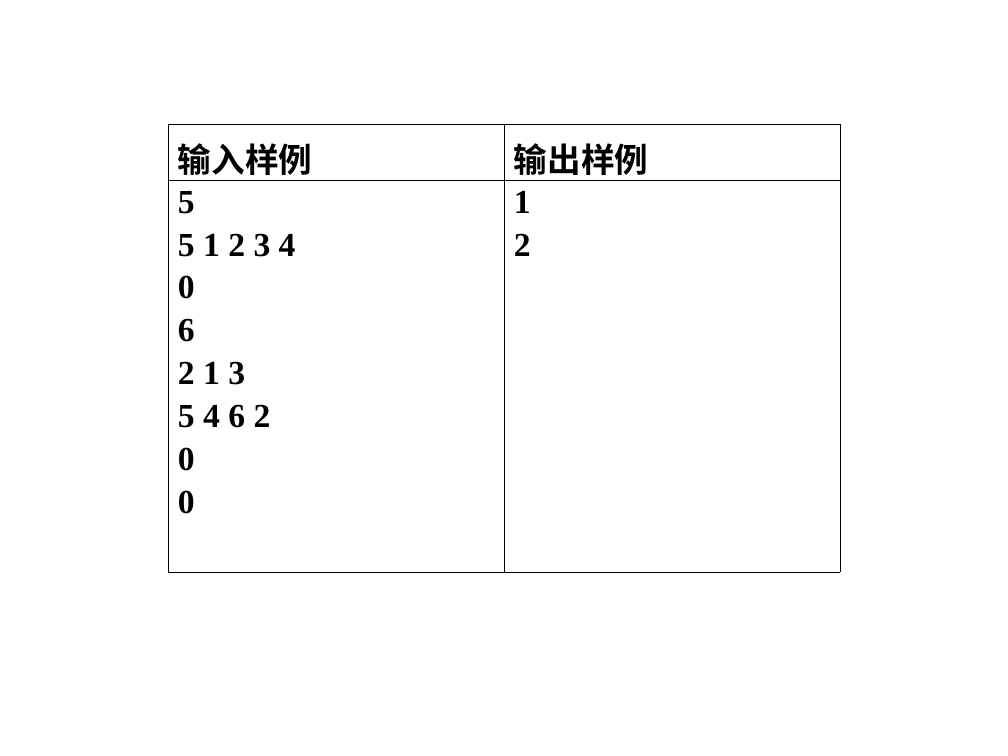
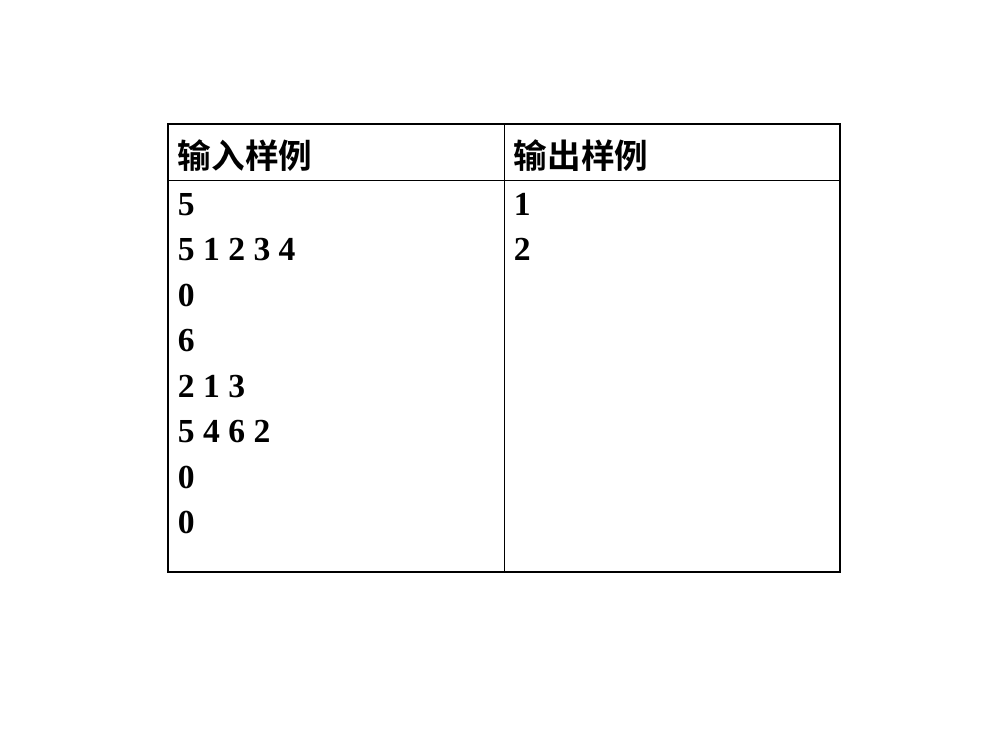
Before and after one commit to xiaohuihuigh/cpp, a slide deck: slide 67 of acm/acm选修/第4次课 图论中的程序设计New.ppt. Drawn at 1008x756 pixels with LibreOffice and Linux fonts; fonts in the diff are those of the drawing; background and template pictures are left out. Boxes give left, top, right and bottom in pixels: in the first picture for what was removed or moved away, otherwise in the second. Text is boxed around its words. In the diff, an @@ line names an element or a change of style, - is before the commit and + after.

```diff
--- a/acm/acm选修/第4次课 图论中的程序设计New.ppt
+++ b/acm/acm选修/第4次课 图论中的程序设计New.ppt
@@ table at box(168, 124, 840, 572) @@
@@ line spacing 1.1 to 1 @@
@@ line spacing 0.93 to 1 @@
@@ borders changed @@
```
Also in this commit, not shown: 105 other slides changed, 23 other files.
